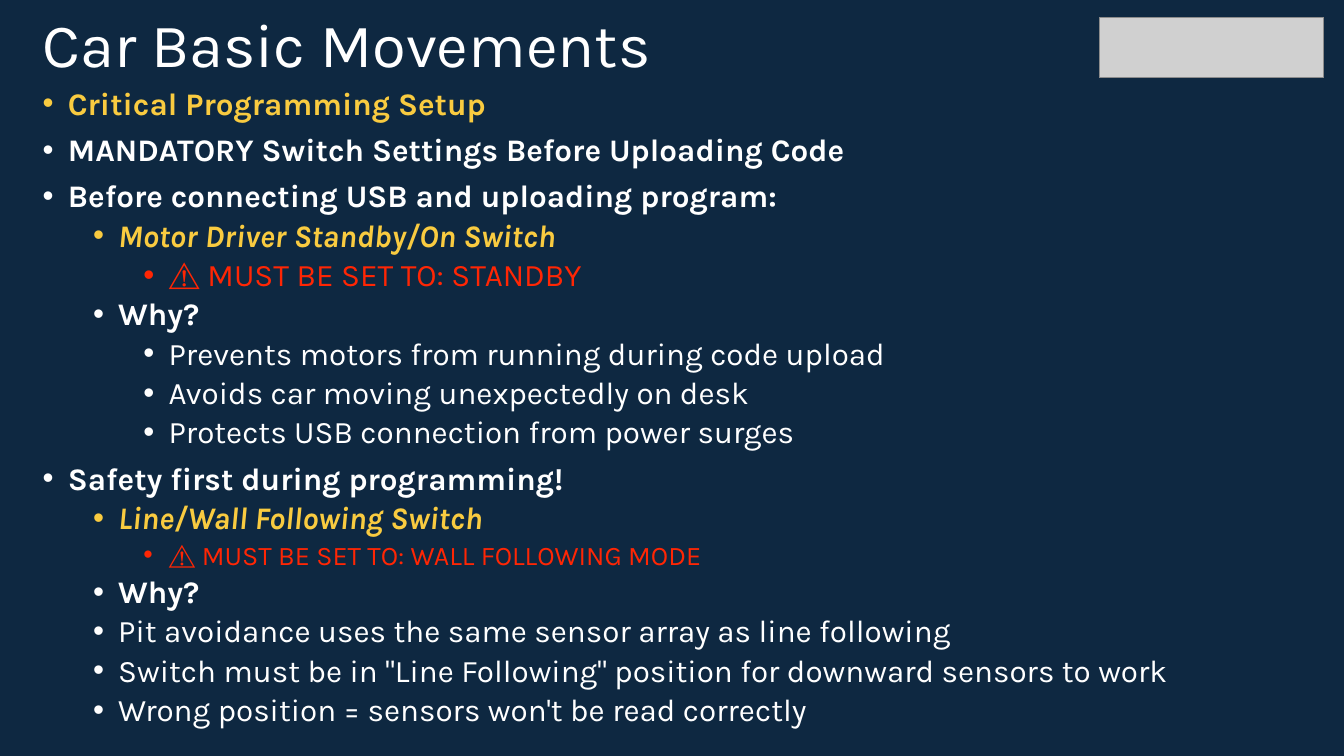
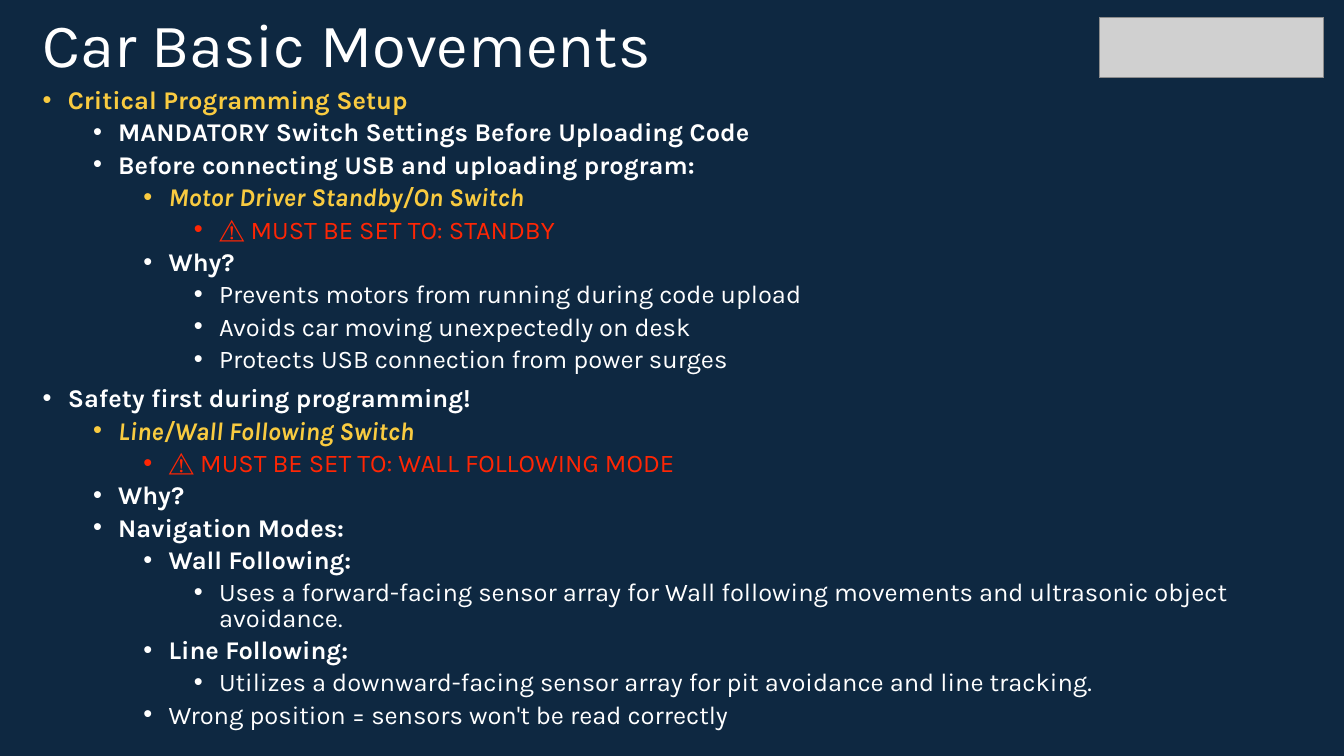
Before and after one commit to info-zas/zas-robotics-car-1-sensors, a slide deck: slide 12 of 01_FoundationProjects/01_Car_Basic_movements/01_Car_Basic_movements.pptx (slide 11 before the commit). Drawn at 1344x756 pixels with LibreOffice and Linux fonts; fonts in the diff are those of the drawing; grey boxes stand for pictures. Boxes give left, top, right and bottom in pixels: in the first picture for what was removed or moved away, otherwise in the second. Text is boxed around its words. In the diff, an @@ line names an element or a change of style, - is before the commit and + after.

Commit message:
car basic moments ppt

```diff
--- a/01_FoundationProjects/01_Car_Basic_movements/01_Car_Basic_movements.pptx
+++ b/01_FoundationProjects/01_Car_Basic_movements/01_Car_Basic_movements.pptx
@@ text at bbox=[68, 91, 802, 730]: size 22.4 to 18.2 pt in "Critical Programming Setup", "MANDATORY Switch Settings Before Uploading Code", "Before connecting USB and uploading program:", "Motor Driver Standby/On Switch" and 9 more places; size 19.2 to 18.2 pt in "⚠️ MUST BE SET TO: WALL FOLLOWING ..."; line spacing 0.86 to 0.83; list level 1 to 2 in "MANDATORY Switch Settings Before Uploading ..."; list level 1 to 2 in "Before connecting USB and uploading ..."; list level 2 to 3 in "Motor Driver Standby/On Switch"; list level 3 to 4 in "⚠️ MUST BE SET TO: ..."; list level 2 to 3 in "Why?"; list level 3 to 4 in "Prevents motors from running during ..."; list level 3 to 4 in "Avoids car moving unexpectedly on ..."; list level 3 to 4 in "Protects USB connection from power ..."; list level 2 to 3 in "Wrong position = sensors won't ..." @@
@@ text at bbox=[118, 519, 1227, 698]: text changed; size 22.4 to 18.2 pt @@
-  • Pit avoidance uses the same sensor array as line following
-  • Switch must be in "Line Following" position for downward sensors to work
+  • Navigation Modes:
+    • Wall Following:
+      • Uses a forward-facing sensor array for Wall following movements and ultrasonic object avoidance.
+    • Line Following:
+      • Utilizes a downward-facing sensor array for pit avoidance and line tracking.
```
Also in this commit, not shown: 5 other slides changed.
